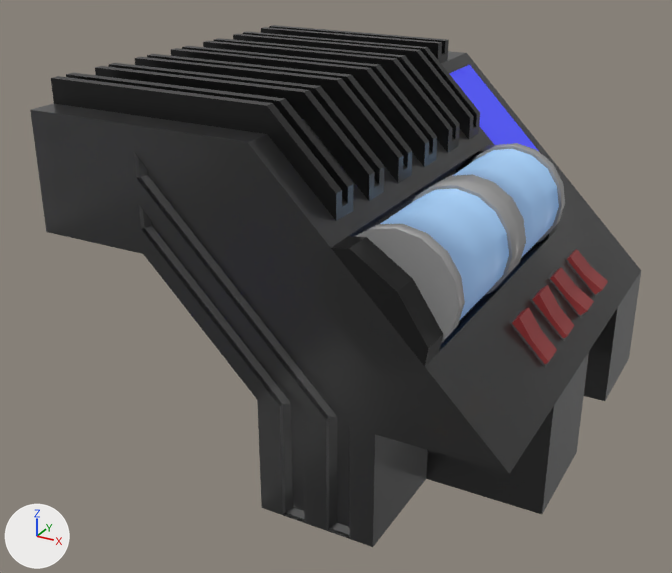
Before and after pictures for a commit that changed the glTF model assets/attachment005.gltf.
Both versions are drawn from a 50 mm lens placed at (0.0872, -0.1776, 0.0659), pointed at (-0.0061, -0.0079, -0.019). The lights are fixed; the arrows at lower left show +X, +Y and +Z.

In view in the first picture: 'Attatchment005'.
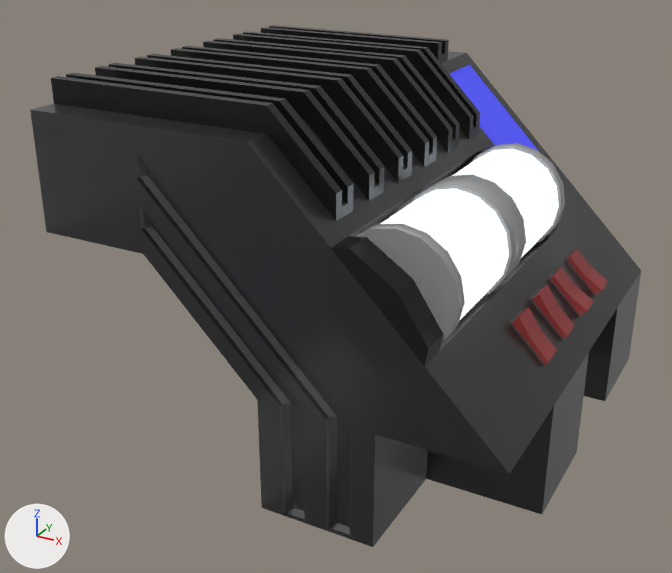
Boxes (x1, y1, x2, y2) around the edits, measured in the pictures (672 x 573 px):
```json
{"object": "Attatchment005", "change": "recoloured", "before": [333, 136, 564, 353], "after": [333, 136, 564, 353], "on screen": "blue to white"}
```

Scene script edits in JSON lines:
```json
{"op": "remove", "block": "mat_reasonableglow", "code": "mat_reasonableglow.emission_color = (0.0243, 0.0542, 0.147)  # dark blue #2b426b"}
```
